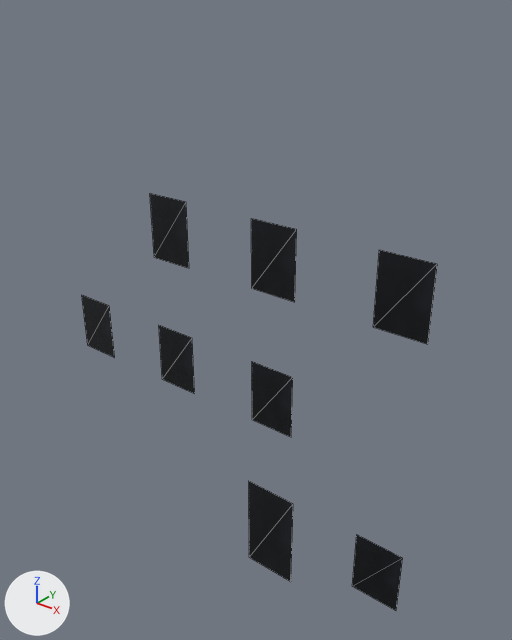
The OBJ model resources/blender/zombie_street/Street_BlockL4_Glass.obj: old version first, new version second.
Camera for both pictures: a 50 mm camera at (9.15, -10.0, 12.43) aimed at (0.51, 0.8, 5.74). The axes (+X, +Y, +Z) are drawn at lower left. The lights are the same throughout. The picture after the commit comes second. Mesh edges are drawn as thin lines. Where no turn or scale is listed for an object, it has been applied to the vertices.

Names of what the first picture shows: 'Street_BlockL4_Glass'.
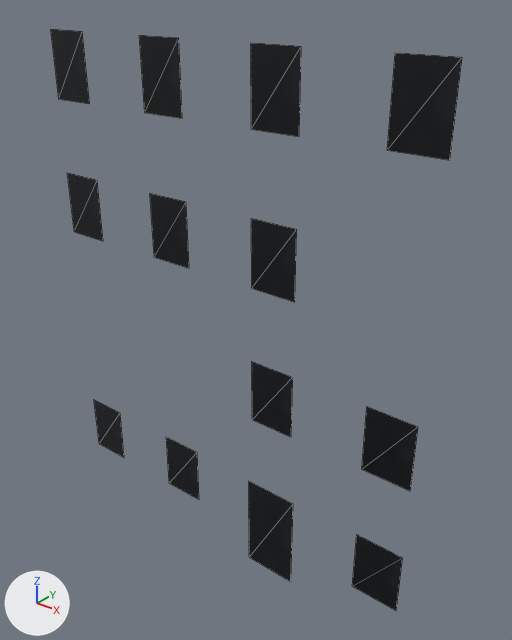
Boxes [x1, y1, x2, y2] around the edits, measured in the pictures (512 x 640 px; the box of a moved part takes in the faces that stretch with it):
'Street_BlockL4_Glass', reshaped (16% wider, 39% taller)
    before: [82, 193, 437, 611]
    after: [51, 29, 462, 611]
part 1 of me_street_blockl4_glass, moved or reshaped
    before: [82, 295, 115, 358]
    after: [94, 400, 124, 457]
part 2 of me_street_blockl4_glass, moved or reshaped
    before: [159, 325, 195, 394]
    after: [67, 173, 103, 241]
part 3 of me_street_blockl4_glass, moved or reshaped
    before: [373, 250, 437, 344]
    after: [51, 29, 89, 104]
part 4 of me_street_blockl4_glass, added
    after: [166, 437, 199, 500]
part 5 of me_street_blockl4_glass, added
    after: [139, 35, 182, 118]
part 6 of me_street_blockl4_glass, added
    after: [251, 43, 301, 137]
part 7 of me_street_blockl4_glass, added
    after: [362, 407, 418, 491]
part 8 of me_street_blockl4_glass, added
    after: [387, 53, 462, 160]

The change, as a list of edits to the scene's bpy script:
```text
Change me_street_blockl4_glass:
    used by ob_street_blockl4_glass; location = (0.0, 0.0, 0.0)
    remove me_street_blockl4_glass.from_pydata(...)  # 32 vertices, 16 faces; spans x -4.74..4.74, y 0.22..0.23, z -0.46..8.24
    add me_street_blockl4_glass.from_pydata(...)  # 52 vertices, 26 faces; spans x -4.74..4.74, y 0.22..0.23, z -0.46..11.39
    me_street_blockl4_glass part 1: the loose piece of 4 vertices spanning x -4.74..-3.66, y 0.23, z 3.62..5.09 is moved by (0.0, 0.0, -3.15)
    me_street_blockl4_glass part 2: the loose piece of 4 vertices spanning x -1.93..-0.87, y 0.23, z 3.62..5.09 is moved by (-2.8, 0.0, 3.15)
    me_street_blockl4_glass part 3: the loose piece of 4 vertices spanning x 3.66..4.74, y 0.23, z 6.77..8.24 is moved by (-8.4, 0.0, 3.15)
    me_street_blockl4_glass part 4: the loose piece of 4 vertices spanning x -1.93..-0.87, y 0.23, z 3.62..5.09 is copied, and the copy is moved by (0.0, 0.0, -3.15); it spans x -1.93..-0.87, y 0.23, z 0.47..1.94
    me_street_blockl4_glass part 5: the loose piece of 4 vertices spanning x -1.93..-0.87, y 0.23, z 6.77..8.24 is copied, and the copy is moved by (0.0, 0.0, 3.15); it spans x -1.93..-0.87, y 0.23, z 9.92..11.39
    me_street_blockl4_glass part 6: the loose piece of 4 vertices spanning x 0.87..1.93, y 0.23, z 6.77..8.24 is copied, and the copy is moved by (0.0, 0.0, 3.15); it spans x 0.87..1.93, y 0.23, z 9.92..11.39
    me_street_blockl4_glass part 7: the loose piece of 4 vertices spanning x 0.87..1.93, y 0.23, z 3.62..5.09 is copied, and the copy is moved by (2.8, 0.0, 0.0); it spans x 3.66..4.74, y 0.23, z 3.62..5.09
    me_street_blockl4_glass part 8: the loose piece of 4 vertices spanning x 3.66..4.74, y 0.23, z 6.77..8.24 is copied, and the copy is moved by (0.0, 0.0, 3.15); it spans x 3.66..4.74, y 0.23, z 9.92..11.39
```
